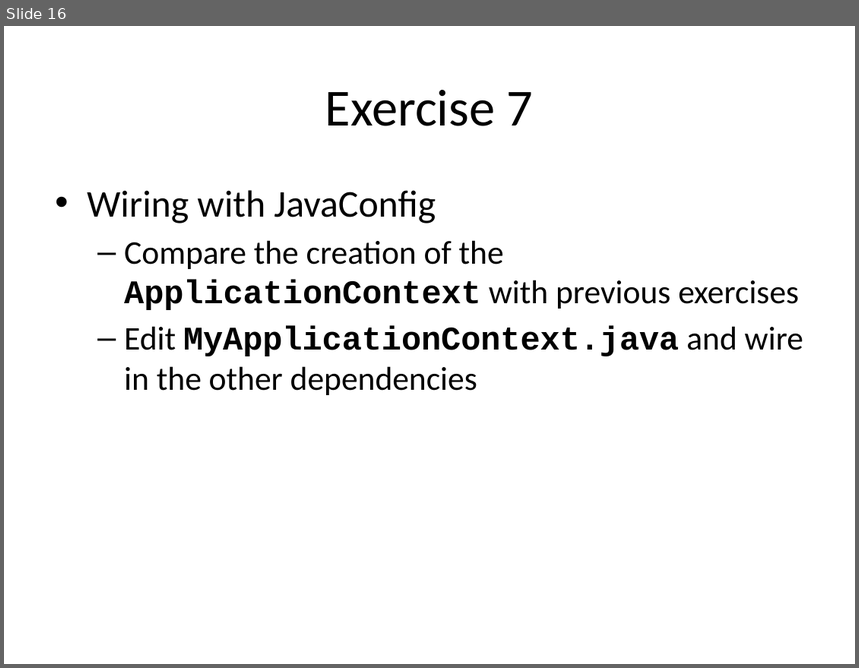
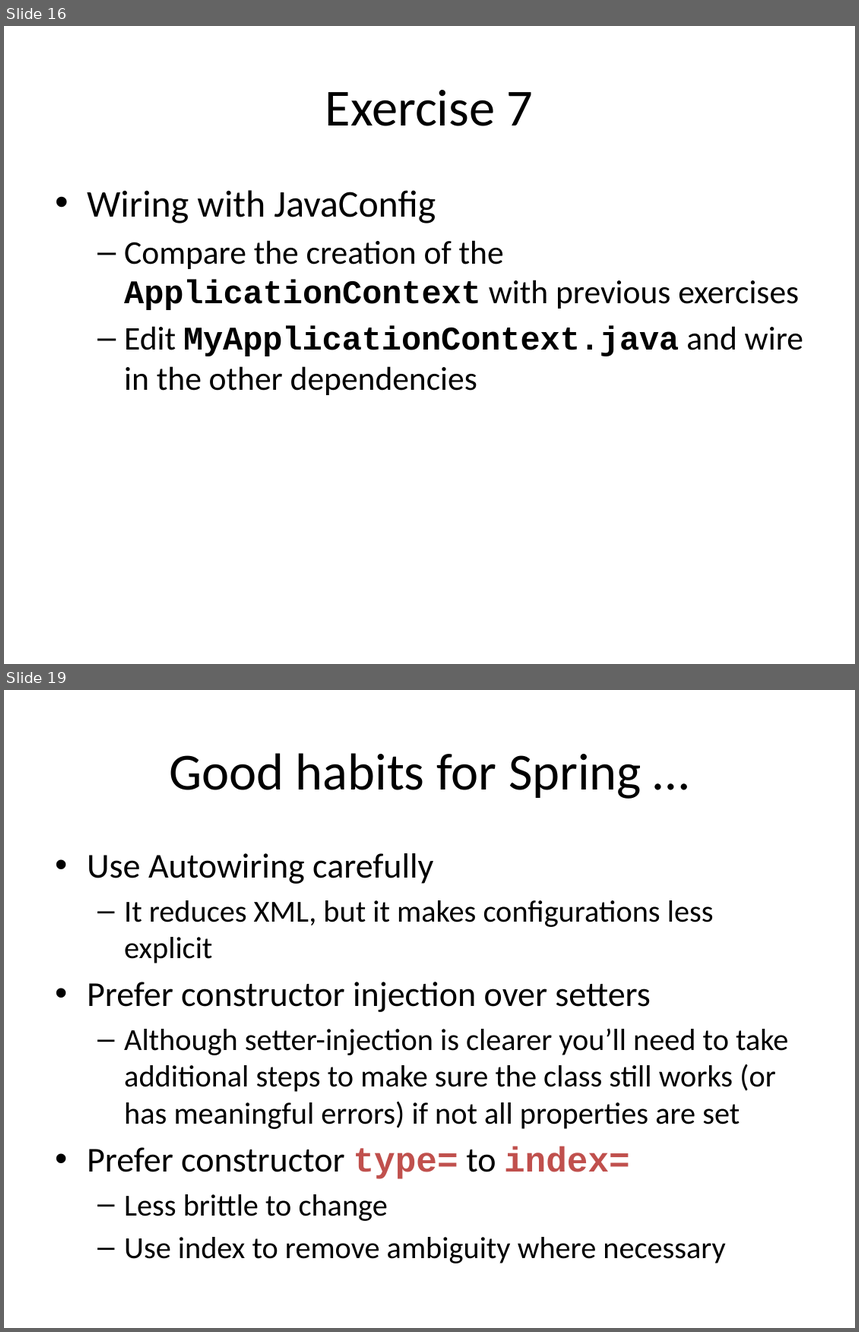
Before and after one commit to tonybaines/spring-hibernate, a slide deck: Spring + Hibernate.pptx. Shown one above the other, each under a label of ours: slide 16 before the commit, slides 16 and 19 after it; the slides between them are not shown. The pictures are 859x668 and 859x1332 pixels, drawn with LibreOffice and Linux fonts; fonts in the diff are those of the drawing. Boxes give left, top, right and bottom in pixels: in the first picture for what was removed or moved away, otherwise in the second. Text is boxed around its words. In the diff, an @@ line names an element or a change of style, - is before the commit and + after.

Commit message:
Some tweaks to the Spring configs to reflect good practice, slides updated

```diff
--- a/Spring + Hibernate.pptx
+++ b/Spring + Hibernate.pptx
@@ slide 19 added at box(4, 690, 855, 1328), background #FFFFFF @@
@@ title added at box(169, 753, 642, 799), 44 pt, text #000000 @@
+Good habits for Spring …
@@ text added at box(87, 853, 788, 1264), 25.9 pt, text #000000 @@
+• Use Autowiring carefully
+  – It reduces XML, but it makes configurations less explicit
+• Prefer constructor injection over setters
+  – Although setter-injection is clearer you’ll need to take additional steps to make sure the class still works (or has meaningful errors) if not all properties are set
+• Prefer constructor type= to index=
+  – Less brittle to change
+  – Use index to remove ambiguity where necessary
```
Also in this commit, not shown: 1 slide changed, 2 other slides added, 4 other files.
